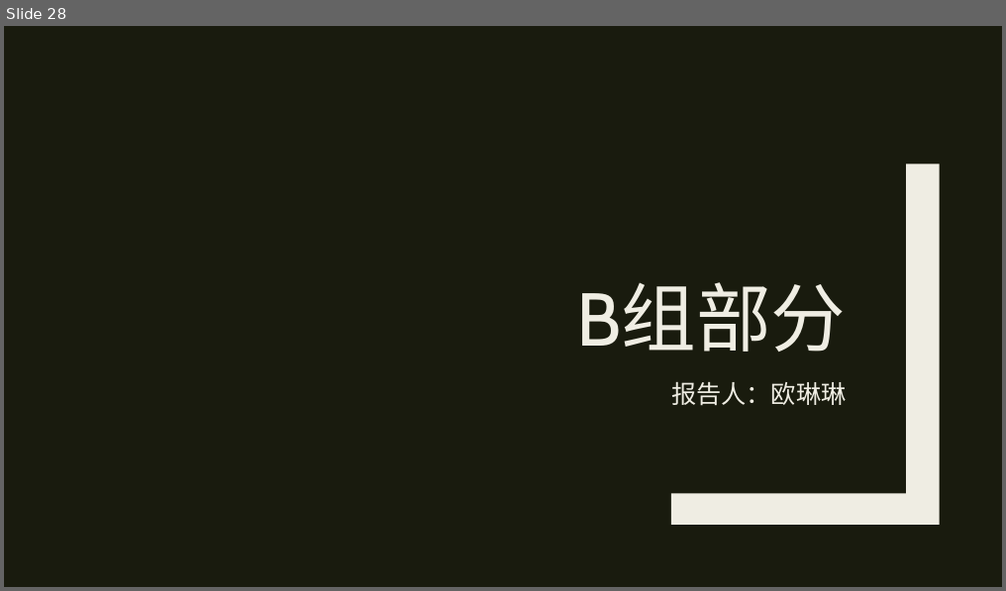
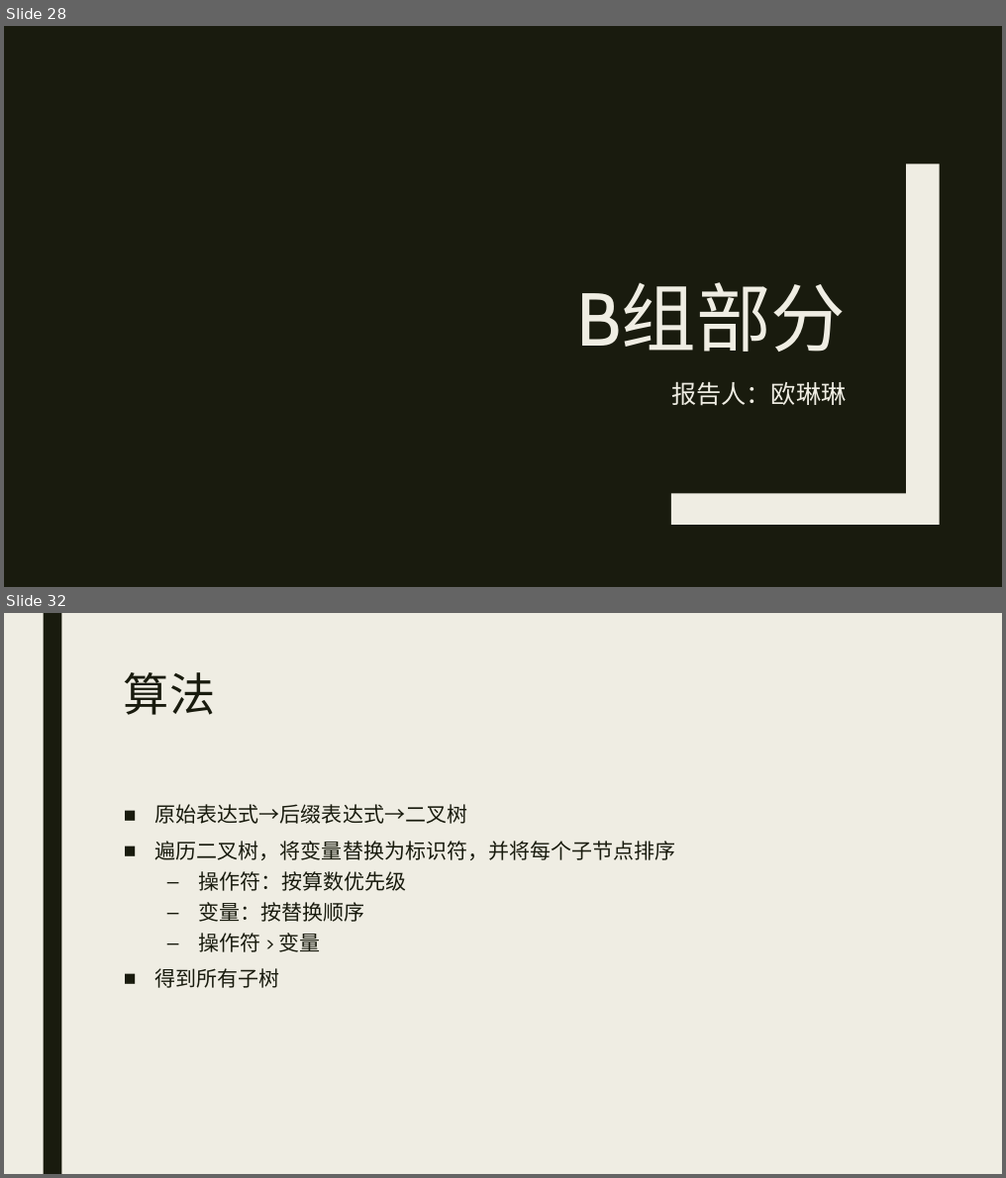
Before and after one commit to MU001999/maaath, a slide deck: docs/数据结构报告.pptx. Shown one above the other, each under a label of ours: slide 28 before the commit, slides 28 and 32 after it; the slides between them are not shown. The pictures are 1006x591 and 1006x1178 pixels, drawn with LibreOffice and Linux fonts; fonts in the diff are those of the drawing. Boxes give left, top, right and bottom in pixels: in the first picture for what was removed or moved away, otherwise in the second. Text is boxed around its words. In the diff, an @@ line names an element or a change of style, - is before the commit and + after.

```diff
--- a/docs/数据结构报告.pptx
+++ b/docs/数据结构报告.pptx
@@ slide 32 added at [4,613,1002,1174], background #EFEDE3 @@
@@ rectangle added at [43,613,61,1174], fill #191B0E @@
@@ title added at [124,672,215,715], 44 pt, text #191B0E @@
+算法
@@ text added at [155,804,676,988], 20 pt, text #191B0E @@
+■ 原始表达式→后缀表达式→二叉树
+■ 遍历二叉树，将变量替换为标识符，并将每个子节点排序
+  – 操作符：按算数优先级
+  – 变量：按替换顺序
+  – 操作符 > 变量
+■ 得到所有子树
```
Also in this commit, not shown: 24 other slides added, 3 other files.
